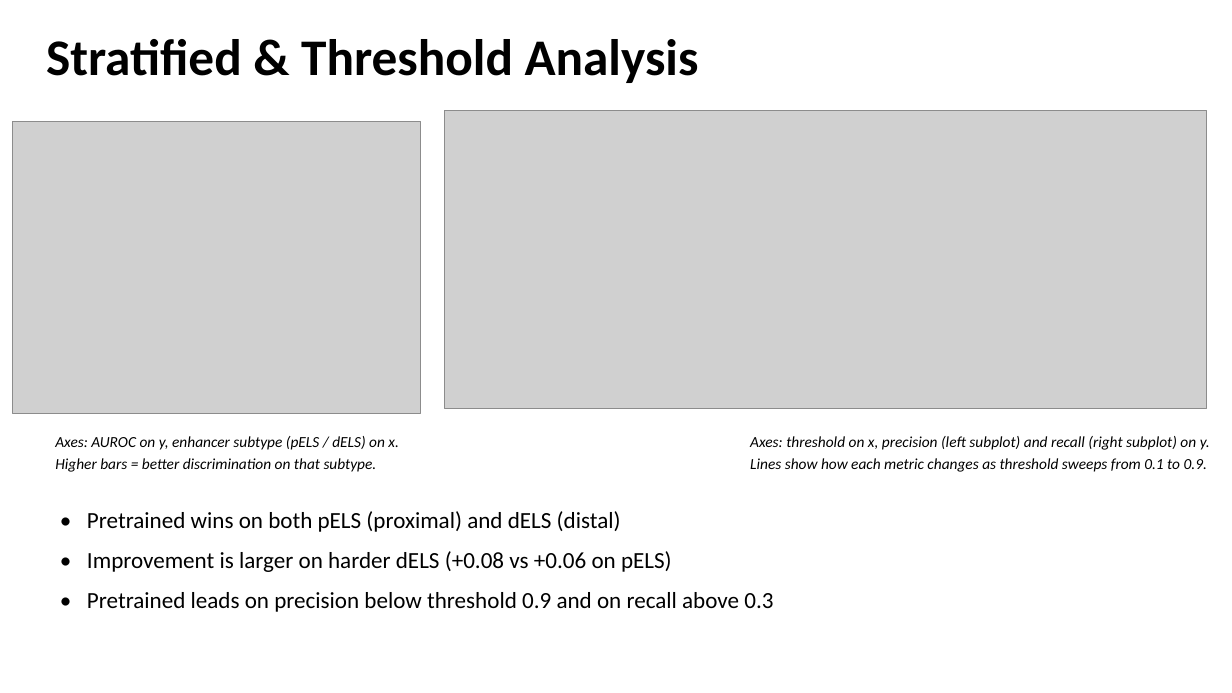
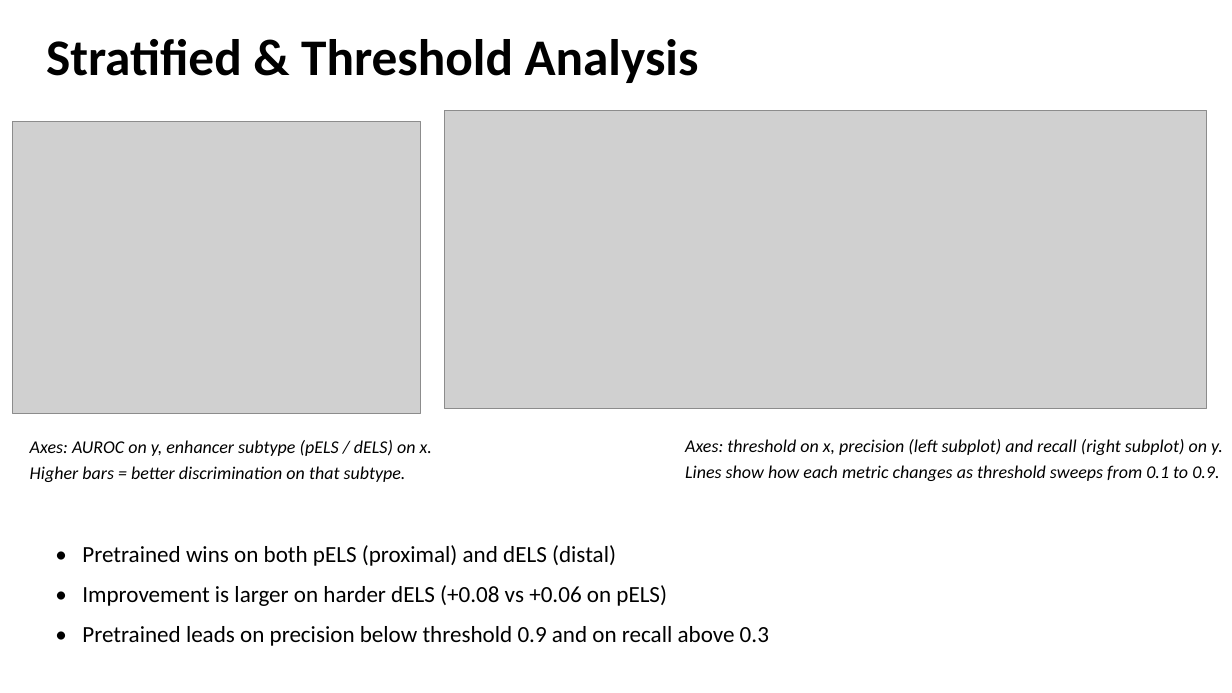
Before and after one commit to hahu1013/enhancer_prediction_k562, a slide deck: slide 9 of slides/K562_enhancer_prediction.pptx. Drawn at 1232x693 pixels with LibreOffice and Linux fonts; fonts in the diff are those of the drawing; grey boxes stand for pictures. Boxes give left, top, right and bottom in pixels: in the first picture for what was removed or moved away, otherwise in the second. Text is boxed around its words. In the diff, an @@ line names an element or a change of style, - is before the commit and + after.

```diff
--- a/slides/K562_enhancer_prediction.pptx
+++ b/slides/K562_enhancer_prediction.pptx
@@ text "Axes: AUROC on y, enhancer ...": place and size @@
-text "Axes: AUROC on y, enhancer ..." at <box>55,436,399,472</box>
+text "Axes: AUROC on y, enhancer ..." at <box>30,440,432,482</box>
@@ text "Axes: AUROC on y, enhancer ..." at <box>30,440,432,482</box>: size 12 to 14 pt @@
@@ text "Axes: threshold on x, precision ..." at <box>685,439,1223,481</box>: size 12 to 14 pt @@
@@ text "Axes: threshold on x, precision ...": place and size @@
-text "Axes: threshold on x, precision ..." at <box>750,436,1210,472</box>
+text "Axes: threshold on x, precision ..." at <box>685,439,1223,481</box>
@@ text "• Pretrained wins on both ...": place and size @@
-text "• Pretrained wins on both ..." at <box>87,511,773,612</box>
+text "• Pretrained wins on both ..." at <box>82,545,769,646</box>
```
Also in this commit, not shown: 5 other slides changed.
